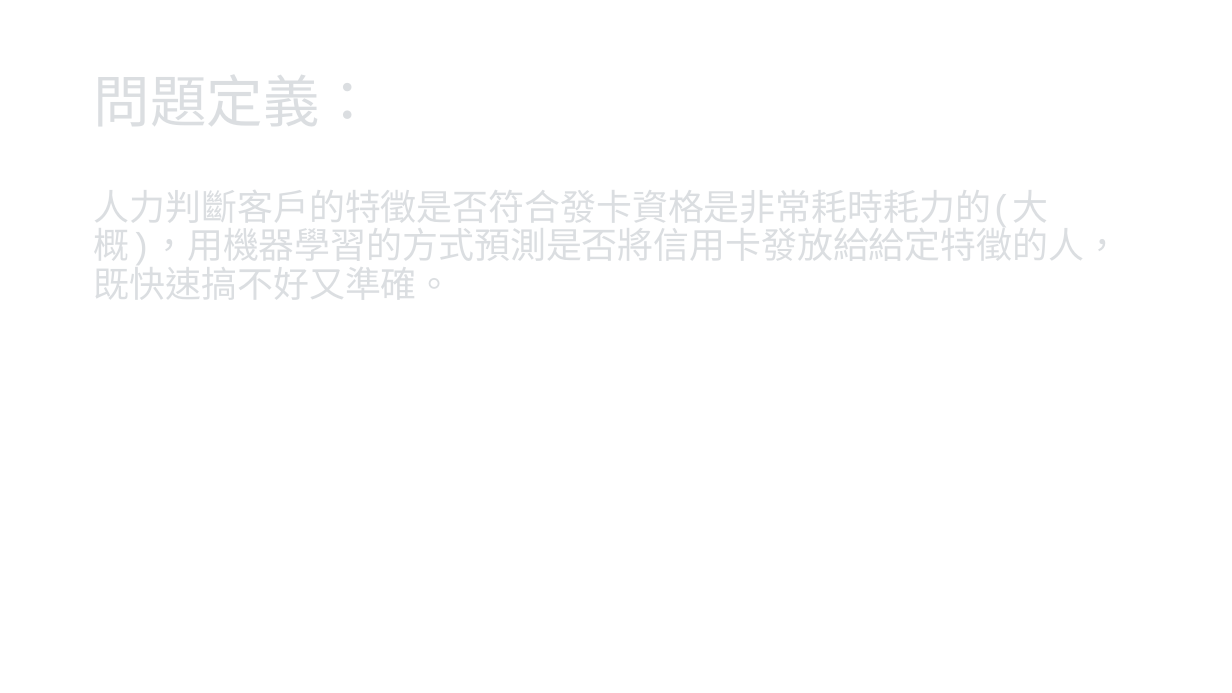
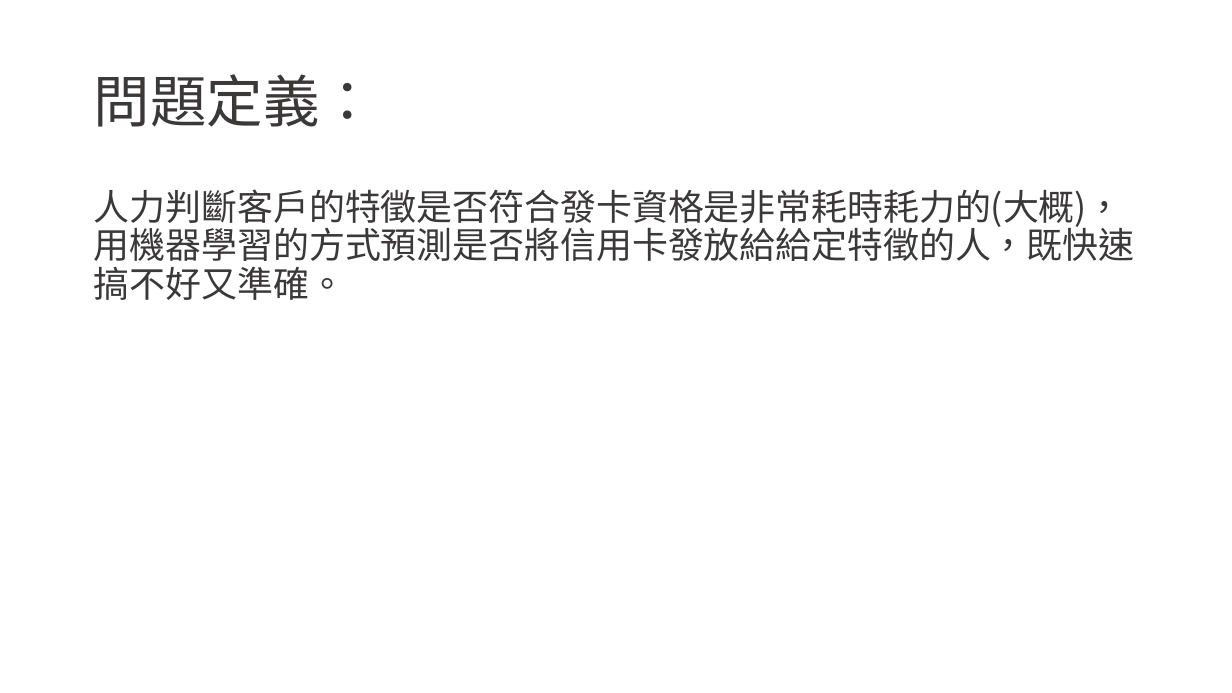
Before and after one commit to RCK10274/Issue_Credit_Card, a slide deck: slide 2 of Issue_Credit_Card.pptx. Drawn at 1232x693 pixels with LibreOffice and Linux fonts; fonts in the diff are those of the drawing. Boxes give left, top, right and bottom in pixels: in the first picture for what was removed or moved away, otherwise in the second. Text is boxed around its words. In the diff, an @@ line names an element or a change of style, - is before the commit and + after.

```diff
--- a/Issue_Credit_Card.pptx
+++ b/Issue_Credit_Card.pptx
@@ title added at (94, 74, 376, 127), 44 pt, text #3B3838 @@
+問題定義：
@@ text added at (94, 189, 1135, 300), 28 pt, text #3B3838 @@
+人力判斷客戶的特徵是否符合發卡資格是非常耗時耗力的(大概)，用機器學習的方式預測是否將信用卡發放給給定特徵的人，既快速搞不好又準確。
```
Also in this commit, not shown: 4 other slides changed, 16 slides added, 1 slide removed, 21 other files.
